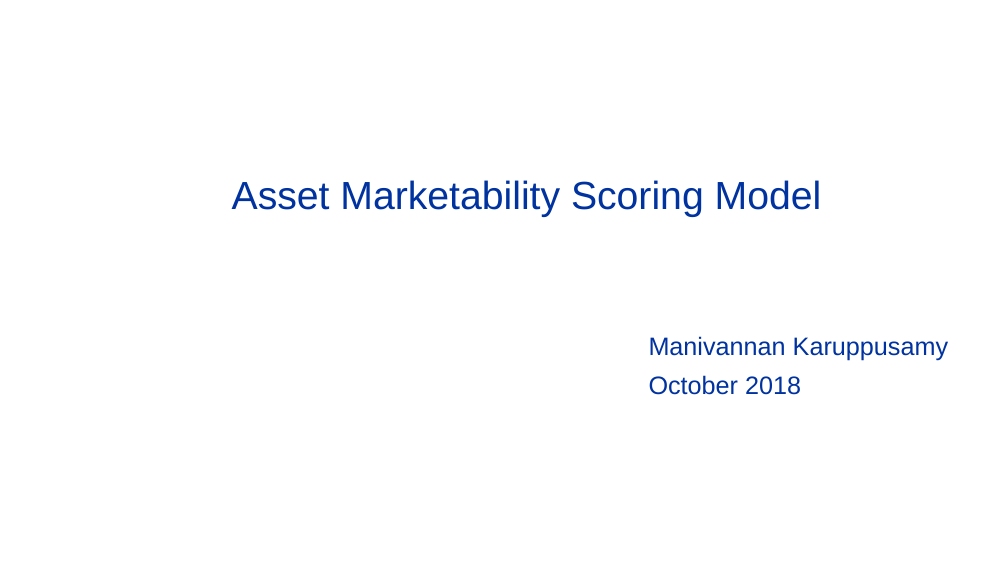
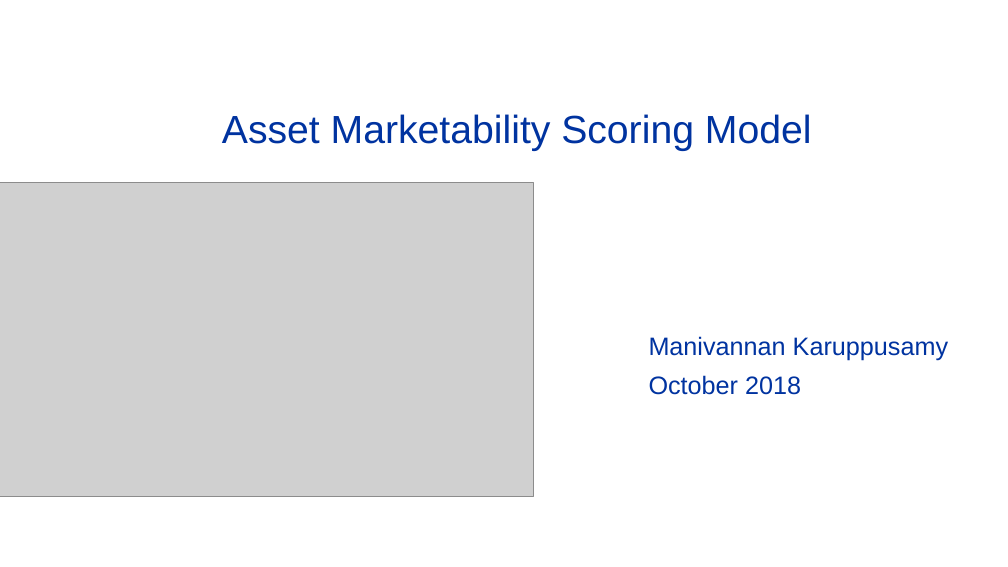
Before and after one commit to kmanivannan25/Capstone-Project-code, a slide deck: slide 1 of Capstone Project Presentation_Final.pptx. Drawn at 1008x567 pixels with LibreOffice and Linux fonts; fonts in the diff are those of the drawing; grey boxes stand for pictures; background and template pictures are left out. Boxes give left, top, right and bottom in pixels: in the first picture for what was removed or moved away, otherwise in the second. Text is boxed around its words. In the diff, an @@ line names an element or a change of style, - is before the commit and + after.

```diff
--- a/Capstone Project Presentation_Final.pptx
+++ b/Capstone Project Presentation_Final.pptx
@@ title "Asset Marketability Scoring Model": place and size @@
-title "Asset Marketability Scoring Model" at (232,180,822,217)
+title "Asset Marketability Scoring Model" at (222,114,812,151)
@@ picture added at (0,182,533,497) @@
```
Also in this commit, not shown: 1 other slide changed.
